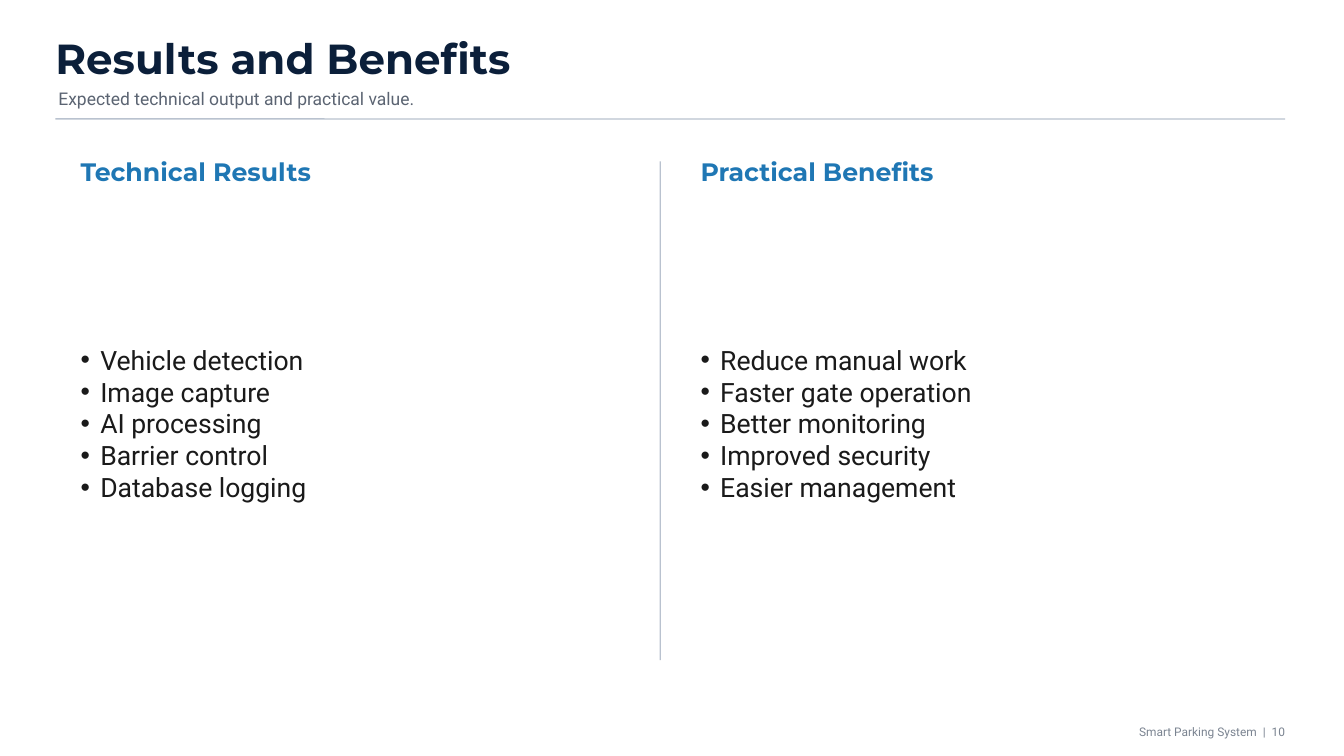
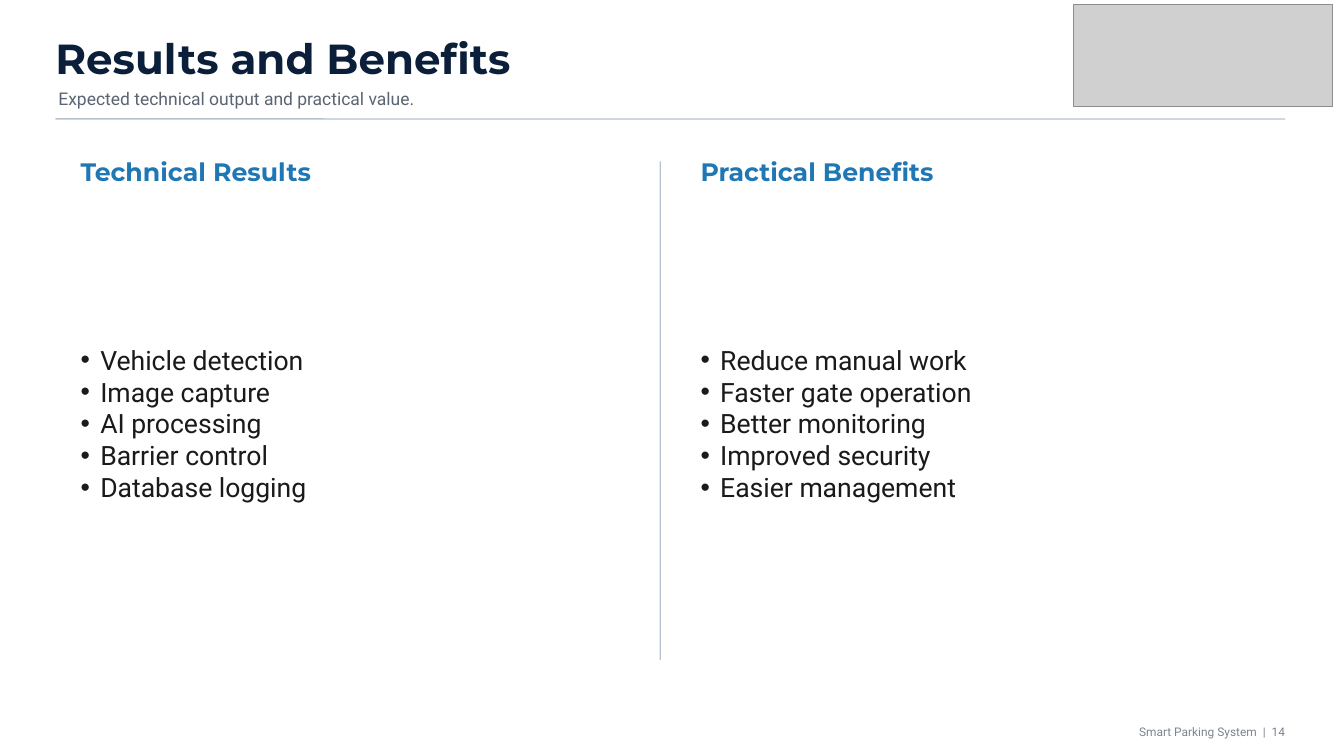
Before and after one commit to RyugaWork/IOT_SU26-Smark-parking-system-with-AI-and-Dashboard, a slide deck: slide 14 of Presentation/Smart_Parking_Presentation_Basic.pptx (slide 10 before the commit). Drawn at 1344x756 pixels with LibreOffice and Linux fonts; fonts in the diff are those of the drawing; grey boxes stand for pictures. Boxes give left, top, right and bottom in pixels: in the first picture for what was removed or moved away, otherwise in the second. Text is boxed around its words. In the diff, an @@ line names an element or a change of style, - is before the commit and + after.

```diff
--- a/Presentation/Smart_Parking_Presentation_Basic.pptx
+++ b/Presentation/Smart_Parking_Presentation_Basic.pptx
@@ picture added at (1074, 5, 1334, 107) @@
@@ text at (1139, 727, 1285, 739): text changed @@
-Smart Parking System | 10
+Smart Parking System | 14
```
Also in this commit, not shown: 10 other slides changed, 4 slides added, 3 other files.
